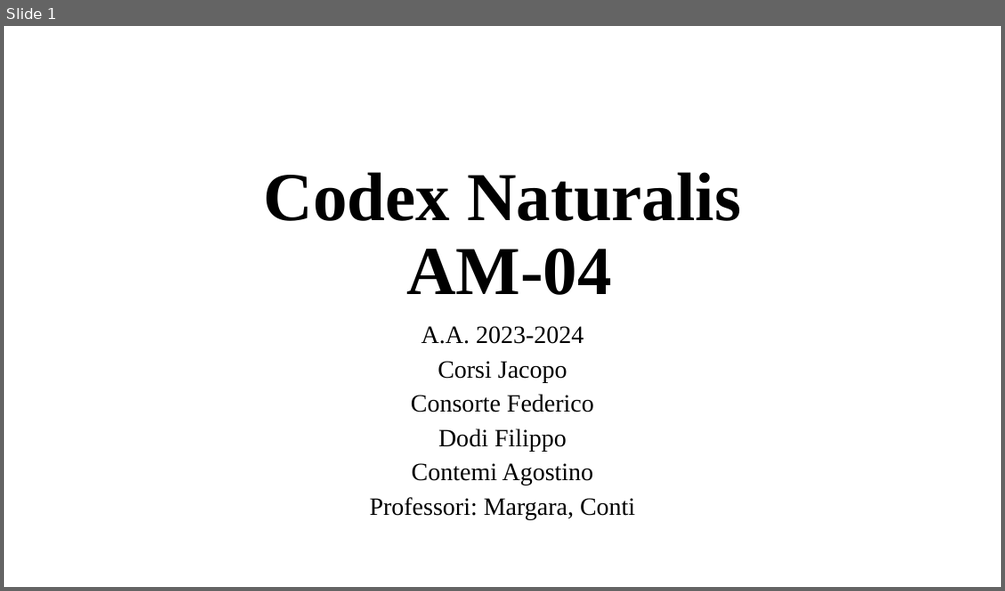
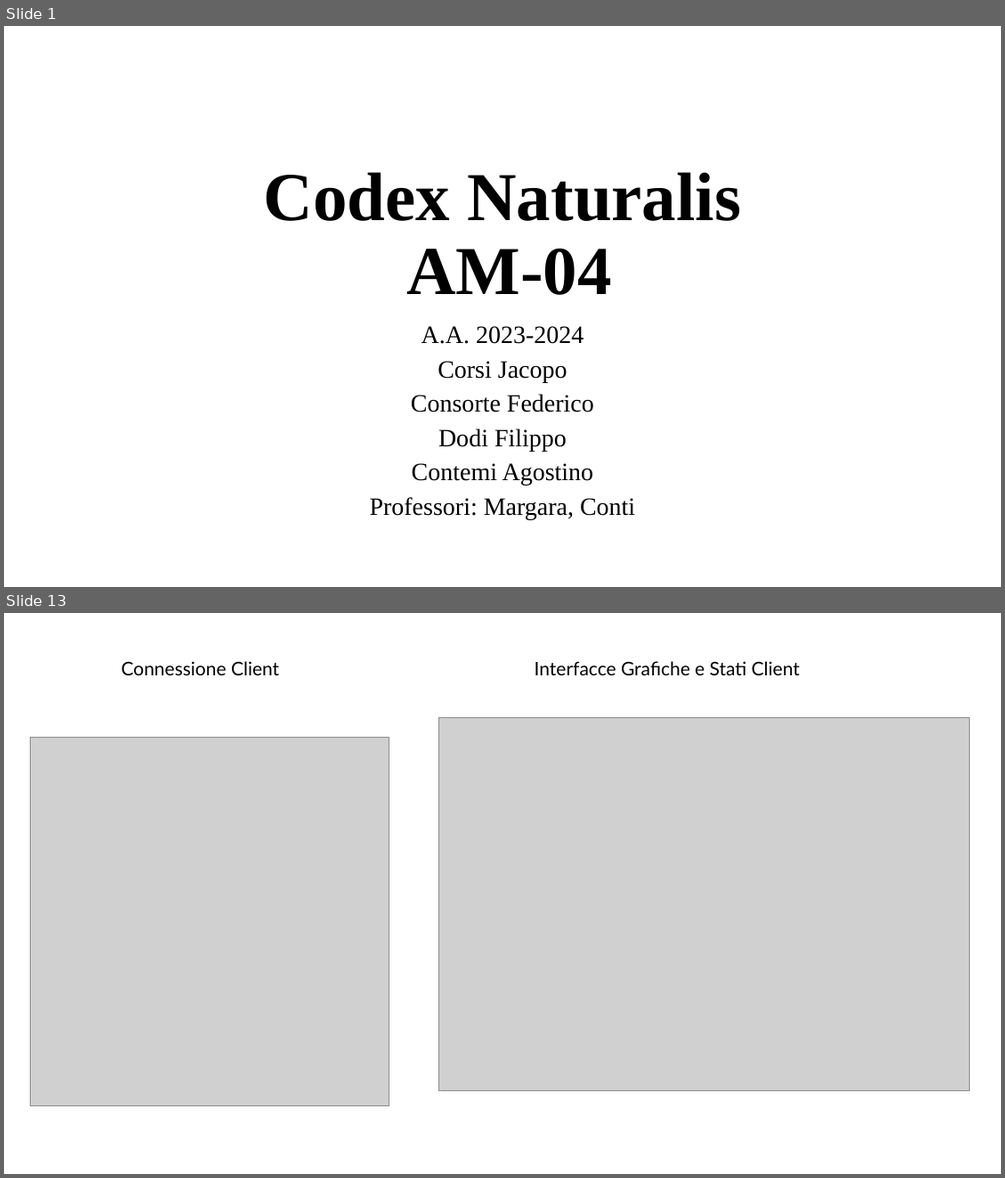
Before and after one commit to Ago19pc/IS24-AM04, a slide deck: deliveries/Codex Naturalis.pptx. Shown one above the other, each under a label of ours: slide 1 before the commit, slides 1 and 13 after it; the slides between them are not shown. The pictures are 1005x591 and 1005x1178 pixels, drawn with LibreOffice and Linux fonts; fonts in the diff are those of the drawing; grey boxes stand for pictures; background and template pictures are left out. Boxes give left, top, right and bottom in pixels: in the first picture for what was removed or moved away, otherwise in the second. Text is boxed around its words. In the diff, an @@ line names an element or a change of style, - is before the commit and + after.

```diff
--- a/deliveries/Codex Naturalis.pptx
+++ b/deliveries/Codex Naturalis.pptx
@@ slide 13 added at (4, 613, 1001, 1174), background #FFFFFF @@
@@ text added at (121, 661, 279, 675), 18 pt, text #000000 @@
+Connessione Client
@@ text added at (534, 661, 800, 675), 18 pt, text #000000 @@
+Interfacce Grafiche e Stati Client
@@ picture added at (438, 718, 970, 1091) @@
@@ picture added at (30, 737, 389, 1107) @@
```
Also in this commit, not shown: 8 slides changed, 4 other slides added, 4 slides removed.
